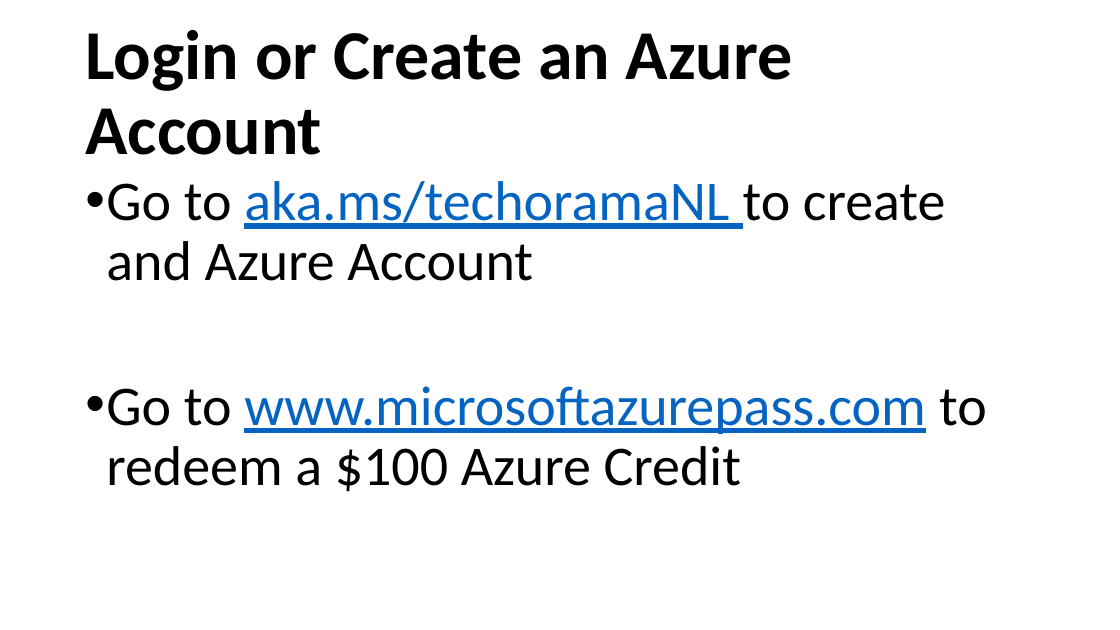
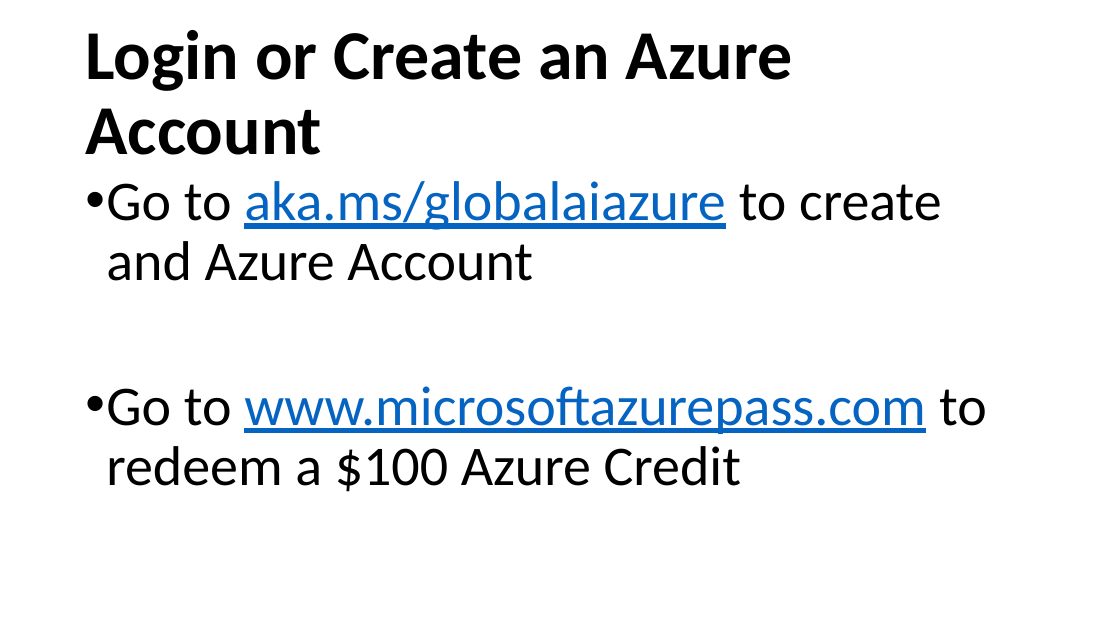
Before and after one commit to cloudscaleml/workshop, a slide deck: slide 48 of powerpoint/Overview.pptx. Drawn at 1120x630 pixels with LibreOffice and Linux fonts; fonts in the diff are those of the drawing. Boxes give left, top, right and bottom in pixels: in the first picture for what was removed or moved away, otherwise in the second. Text is boxed around its words. In the diff, an @@ line names an element or a change of style, - is before the commit and + after.

Commit message:
changed aka links

```diff
--- a/powerpoint/Overview.pptx
+++ b/powerpoint/Overview.pptx
@@ text at bbox=[106, 181, 941, 281]: text changed @@
-• Go to aka.ms/techoramaNL to create and Azure Account
+• Go to aka.ms/globalaiazure to create and Azure Account
```
